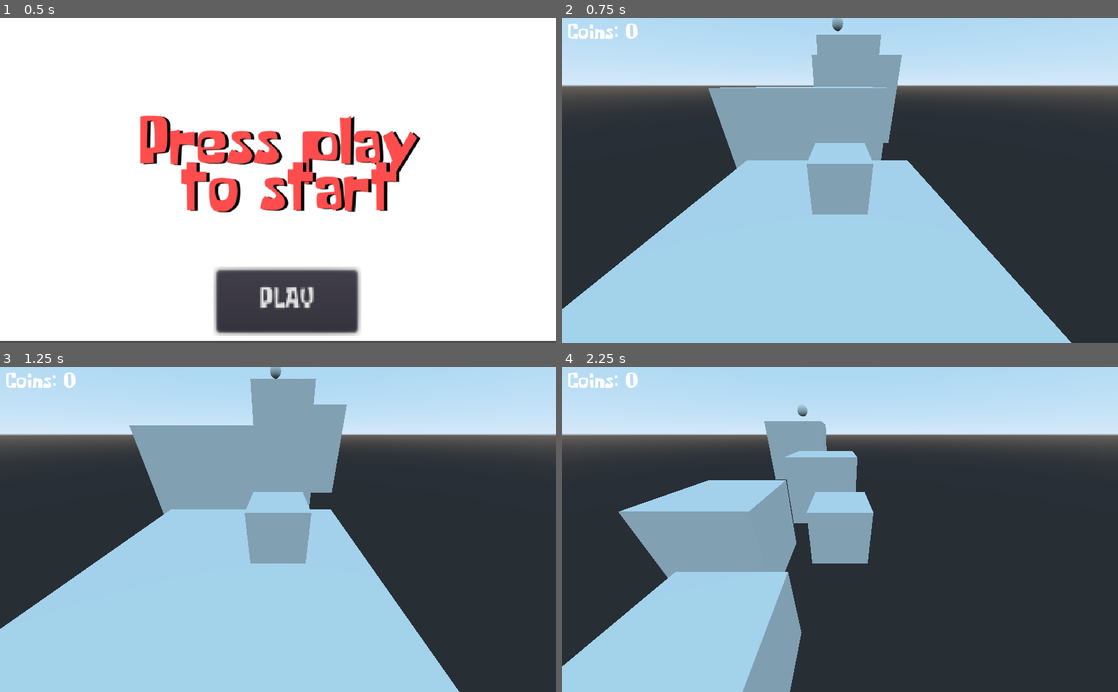
Above: before the commit, frames 1-4 (two rows, left to right).
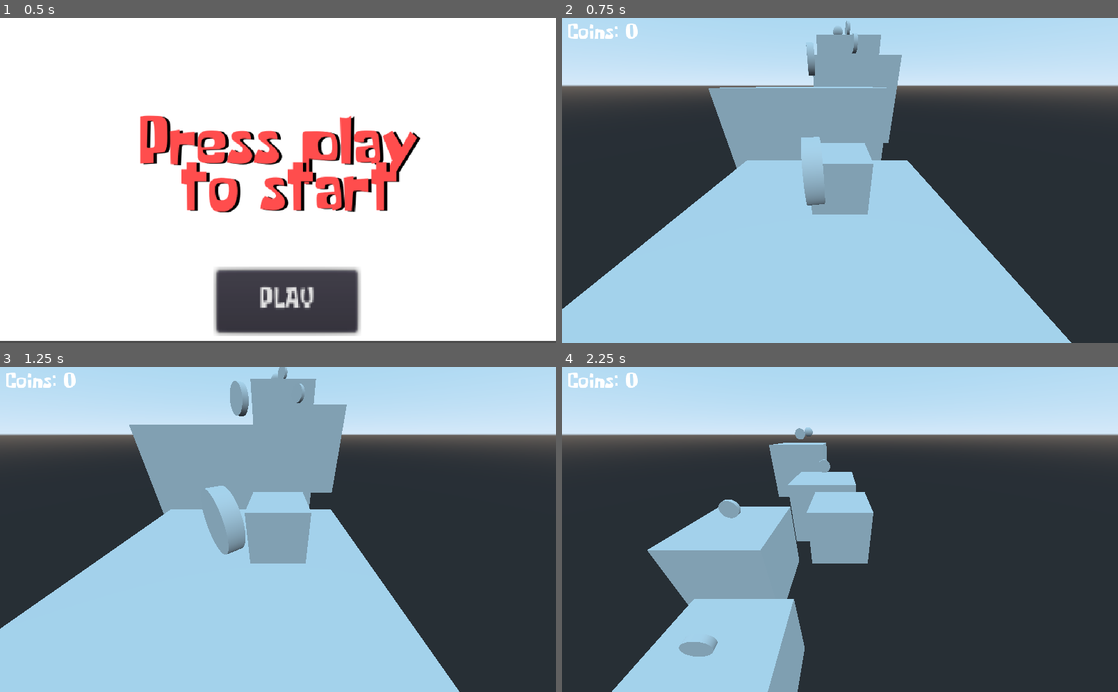
Above: after the commit, the same moments.

Repository: dwlcj/Project2
Game: Godot game, scene res://StartScreen.tscn
Two runs of this game, one before a commit and one after it. Both use one fixed random seed, a clock stepped at 60 frames per second and the inputs below.
Inputs:
- Up to frame 1 (0.5 s): no input
- Up to frame 2 (0.75 s): click "PLAY" at 0.5 s
- Up to frame 3 (1.25 s): no input
- Up to frame 4 (2.25 s): hold Right (ui_right) 1.28-2.03 s; hold Space (ui_space) 1.28-2.03 s; hold Down (ui_down) from 2.03 s (still down); tap Space (ui_space) at 2.1 s

Frame 1 is identical in both runs. In frame 2, 0.7% of the frame differs, in the area x 43-54%, y 0-58%; in frame 3, 1.5%; in frame 4, 13%, in the area x 0-54%, y 11-100%.

Commit message:
add coin scene

Diff:
--- /dev/null
+++ b/CoinObject.gd
@@ -0,0 +1,4 @@
+extends KinematicBody
+
+func _physics_process(delta):
+	rotate_y(delta)
--- /dev/null
+++ b/CoinObject.tscn
@@ -0,0 +1,16 @@
+[gd_scene load_steps=3 format=2]
+
+[ext_resource path="res://CoinObject.gd" type="Script" id=1]
+
+[sub_resource type="CylinderMesh" id=2]
+height = 0.5
+
+[node name="Spatial" type="Spatial"]
+
+[node name="KinematicBody" type="KinematicBody" parent="."]
+transform = Transform( -4.37114e-08, -1, 0, 1, -4.37114e-08, 0, 0, 0, 1, 0, 0, 0 )
+script = ExtResource( 1 )
+
+[node name="MeshInstance" type="MeshInstance" parent="KinematicBody"]
+mesh = SubResource( 2 )
+material/0 = null
--- a/Floor.tscn
+++ b/Floor.tscn
@@ -1,6 +1,7 @@
-[gd_scene load_steps=5 format=2]
+[gd_scene load_steps=6 format=2]
 
 [ext_resource path="res://Floor.gd" type="Script" id=1]
+[ext_resource path="res://CoinObject.tscn" type="PackedScene" id=2]
 
 [sub_resource type="CubeMesh" id=1]
 size = Vector3( 10, 10, 10 )
@@ -27,3 +28,6 @@
 [node name="CollisionShape" type="CollisionShape" parent="Area"]
 transform = Transform( 1, 0, 0, 0, 1, 0, 0, 0, 1, 0, 0.264414, 0 )
 shape = SubResource( 3 )
+
+[node name="Spatial" parent="." instance=ExtResource( 2 )]
+transform = Transform( 1, 0, 0, 0, 1, 0, 0, 0, 1, 0, 6.79392, 0 )
--- a/KinematicBody.gd
+++ b/KinematicBody.gd
@@ -1,6 +1,6 @@
 extends KinematicBody
 
-var gravity = -9.8
+var gravity = -9.8 * 3
 var velocity = Vector3()
 var camera
 
@@ -31,7 +31,7 @@
 	dir = dir.normalized()
 
 	if Input.is_action_pressed("ui_space"):
-		velocity.y = 6
+		velocity.y = 10
 	else:
 		velocity.y += delta * gravity
 
--- a/Main.tscn
+++ b/Main.tscn
@@ -23,7 +23,7 @@
 transform = Transform( 1, 0, 0, 0, 1, 0, 0, 0, 1, -0.433937, 6.82053, 1.07841 )
 
 [node name="Goal2" parent="." instance=ExtResource( 3 )]
-transform = Transform( 1, 0, 0, 0, 1, 0, 0, 0, 1, 0, 19.6298, 35.0829 )
+transform = Transform( 1, 0, 0, 0, 1, 0, 0, 0, 1, 0, 19.6298, 40.5439 )
 
 [node name="CanvasLayer" type="CanvasLayer" parent="."]
 
